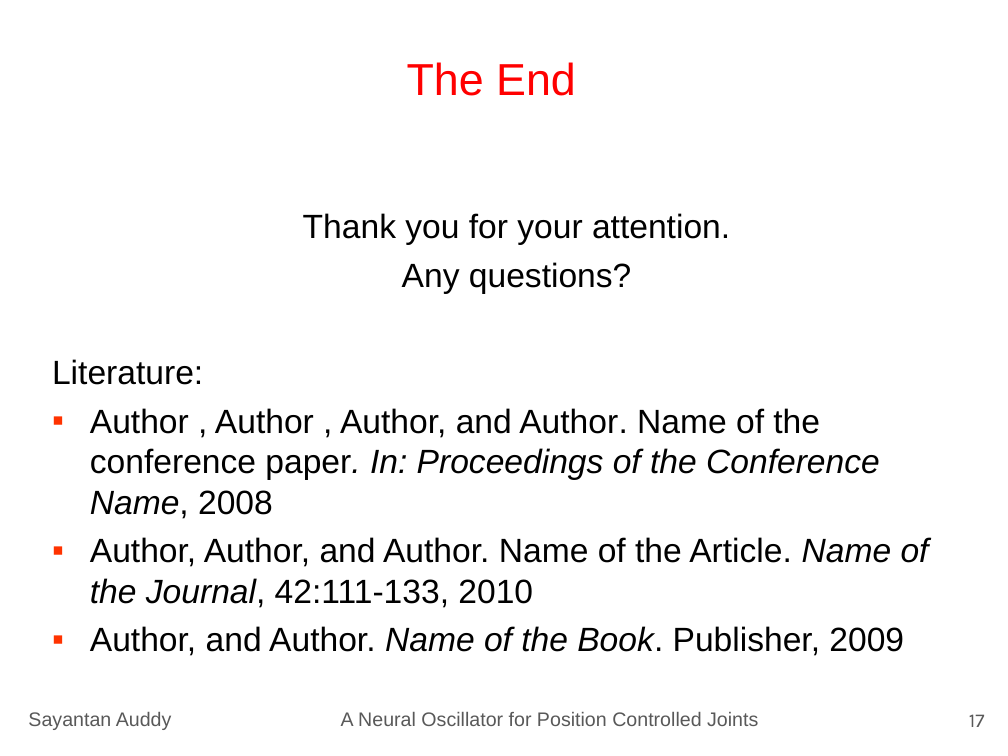
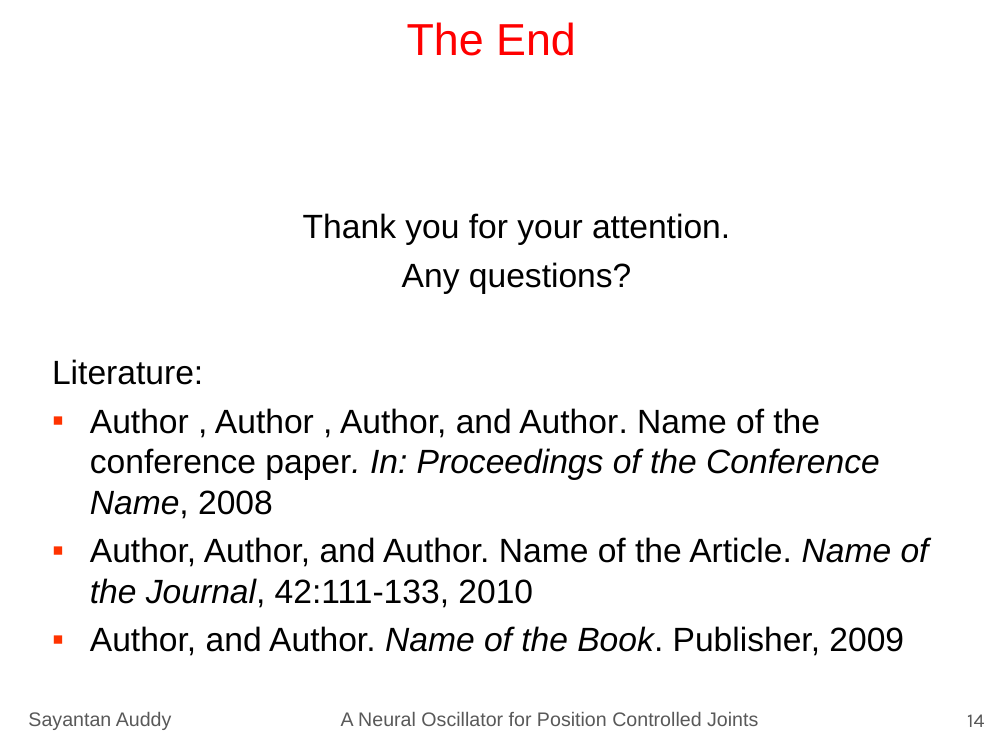
Before and after one commit to sayantanauddy/matsuoka_joint_control, a slide deck: slide 14 of presentation/Sayantan_Auddy_IS_Presentation.pptx (slide 17 before the commit). Drawn at 1008x756 pixels with LibreOffice and Linux fonts; fonts in the diff are those of the drawing. Boxes give left, top, right and bottom in pixels: in the first picture for what was removed or moved away, otherwise in the second. Text is boxed around its words. In the diff, an @@ line names an element or a change of style, - is before the commit and + after.

```diff
--- a/presentation/Sayantan_Auddy_IS_Presentation.pptx
+++ b/presentation/Sayantan_Auddy_IS_Presentation.pptx
@@ title "The End": place and size @@
-title "The End" at (407,62,576,96)
+title "The End" at (407,22,576,56)
@@ title "The End" at (407,22,576,56): vertical alignment bottom to top @@
@@ page number at (967,714,984,727): text changed @@
-17
+14
```
Also in this commit, not shown: 12 other slides changed, 3 slides removed.
